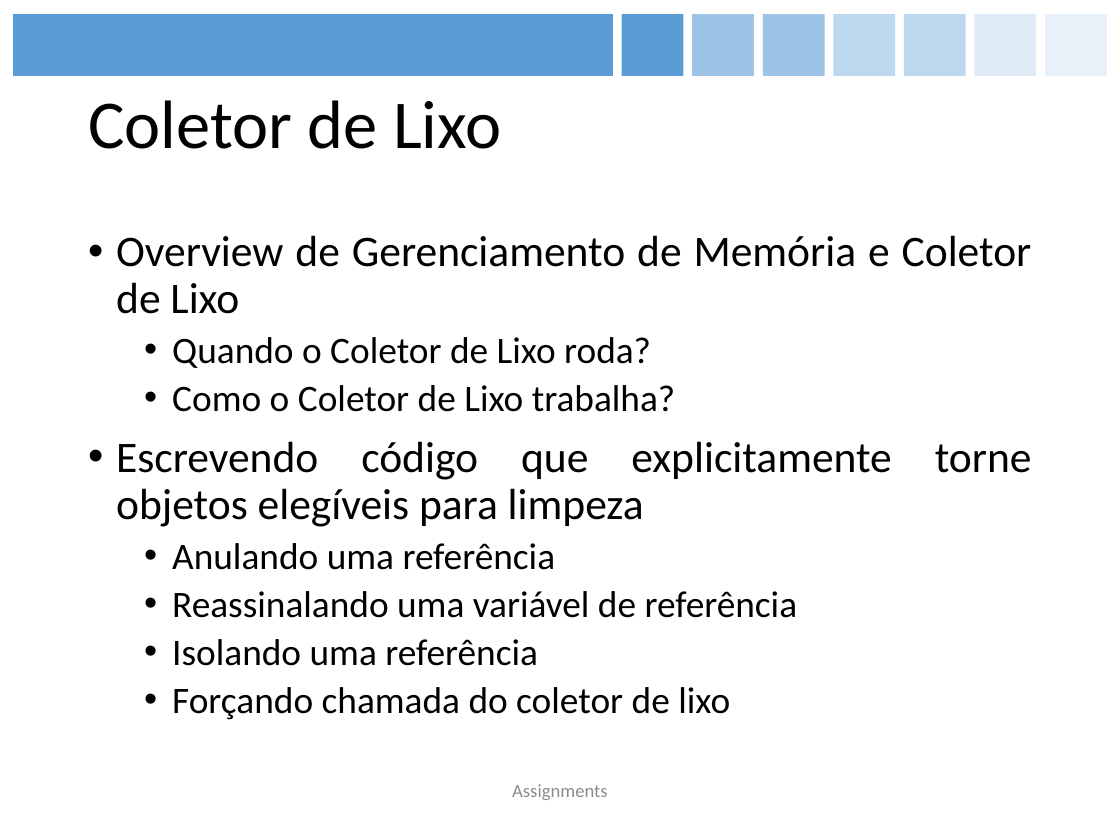
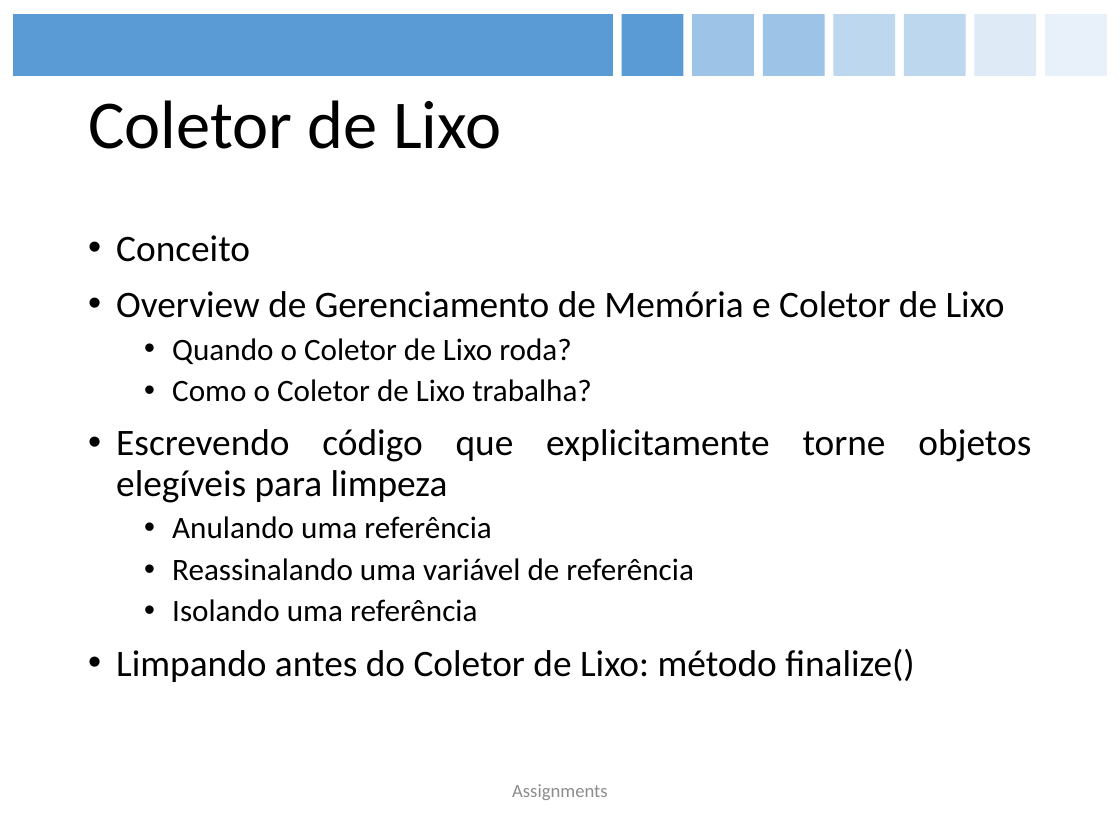
Before and after one commit to figueiredojrr/treinamentoJavaSeOcaAgosto, a slide deck: slide 43 of TreinamentoJavaSeOca/documentos/apresentação/OCA.pptx (slide 44 before the commit). Drawn at 1120x840 pixels with LibreOffice and Linux fonts; fonts in the diff are those of the drawing. Boxes give left, top, right and bottom in pixels: in the first picture for what was removed or moved away, otherwise in the second. Text is boxed around its words. In the diff, an @@ line names an element or a change of style, - is before the commit and + after.

```diff
--- a/TreinamentoJavaSeOca/documentos/apresentação/OCA.pptx
+++ b/TreinamentoJavaSeOca/documentos/apresentação/OCA.pptx
@@ text at bbox=[116, 235, 250, 262]: paragraph added @@
+• Conceito
@@ text at bbox=[116, 291, 1031, 622]: size 28 to 24 pt in "Overview de Gerenciamento de Memória e Coletor ...", "Escrevendo código que explicitamente torne objetos elegíveis ..."; size 24 to 20 pt in "Quando o Coletor de Lixo roda?", "Como o Coletor de Lixo trabalha?", "Anulando uma referência", "Reassinalando uma variável de referência" and 1 more places @@
@@ text at bbox=[116, 649, 914, 682]: text changed @@
-  • Forçando chamada do coletor de lixo
+• Limpando antes do Coletor de Lixo: método finalize()
```
Also in this commit, not shown: 22 other slides changed, 1 slide added, 1 slide removed.
